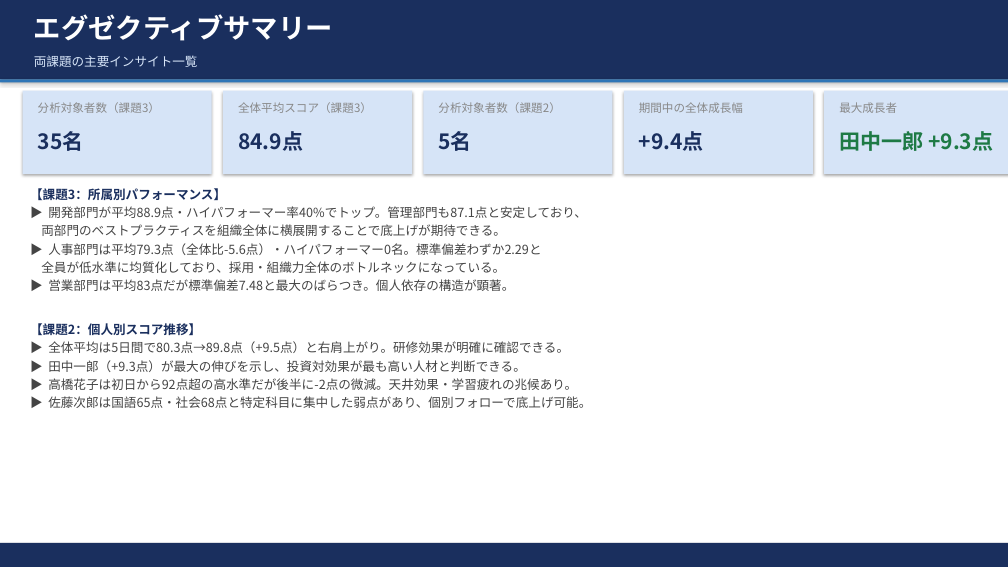
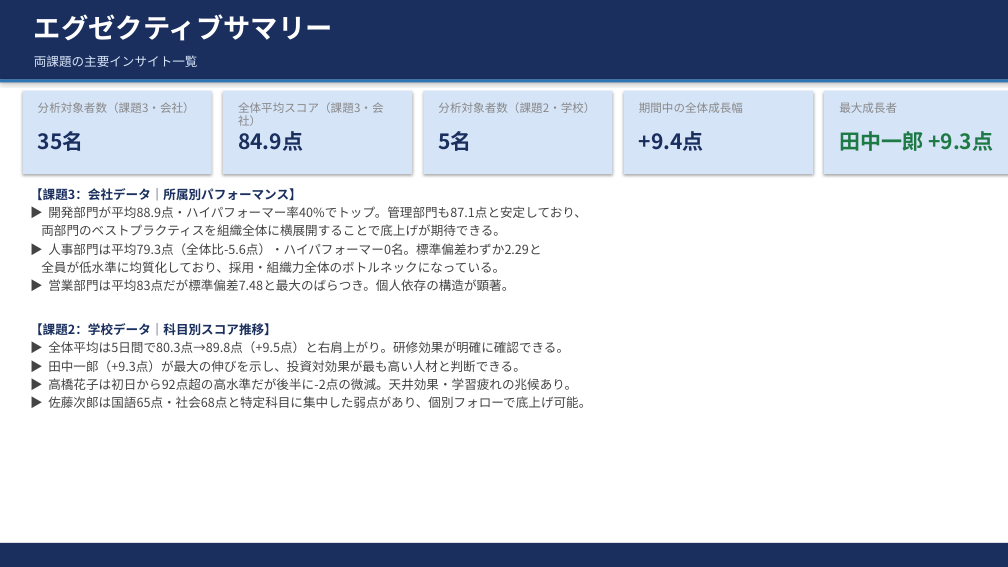
Before and after one commit to tama-shizu/kadai-data-analysis, a slide deck: slide 2 of 課題データ分析レポート.pptx. Drawn at 1008x567 pixels with LibreOffice and Linux fonts; fonts in the diff are those of the drawing. Boxes give left, top, right and bottom in pixels: in the first picture for what was removed or moved away, otherwise in the second. Text is boxed around its words. In the diff, an @@ line names an element or a change of style, - is before the commit and + after.

Commit message:
課題2・課題3にセクション区切りスライドを追加
- 課題3（会社データ）・課題2（学校データ）のセクション扉スライドを追加
- 全スライドのラベルに「会社データ」「学校データ」を明示
- 計13枚構成に更新

```diff
--- a/課題データ分析レポート.pptx
+++ b/課題データ分析レポート.pptx
@@ text at (38, 102, 195, 113): text changed @@
-分析対象者数（課題3）
+分析対象者数（課題3・会社）
@@ text at (238, 102, 384, 126): text changed @@
-全体平均スコア（課題3）
+全体平均スコア（課題3・会社）
@@ text at (438, 102, 595, 113): text changed @@
-分析対象者数（課題2）
+分析対象者数（課題2・学校）
@@ text at (30, 188, 302, 200): text changed @@
-【課題3：所属別パフォーマンス】
+【課題3：会社データ｜所属別パフォーマンス】
@@ text at (30, 323, 277, 335): text changed @@
-【課題2：個人別スコア推移】
+【課題2：学校データ｜科目別スコア推移】
```
Also in this commit, not shown: 8 other slides changed, 2 slides added, 1 other file.
